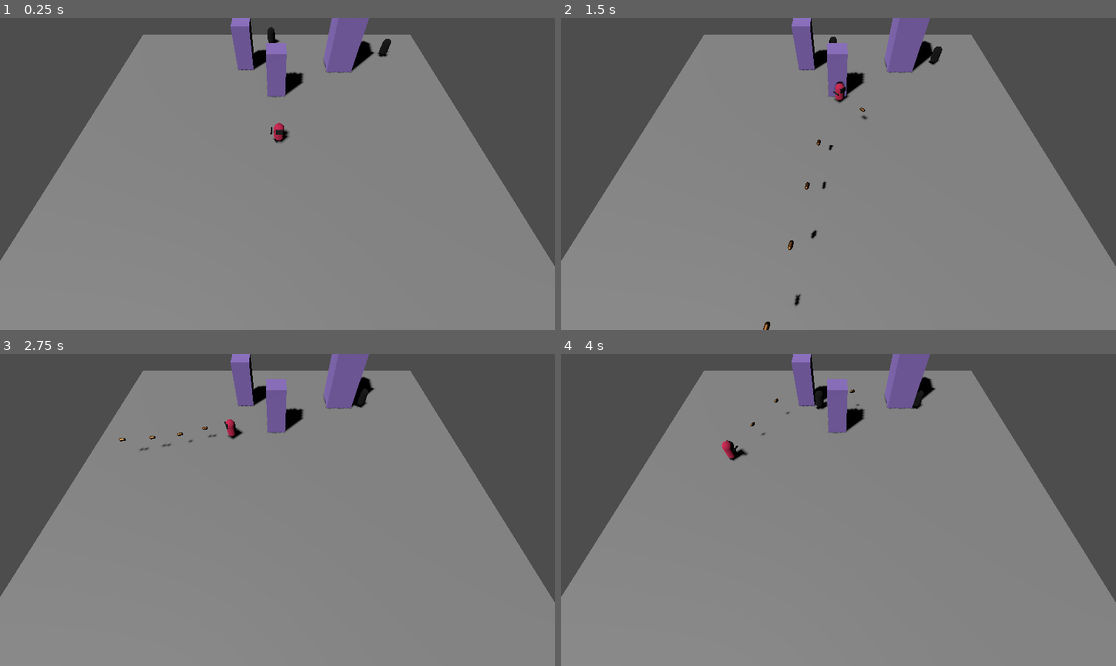
Above: before the commit, frames 1-4 (two rows, left to right).
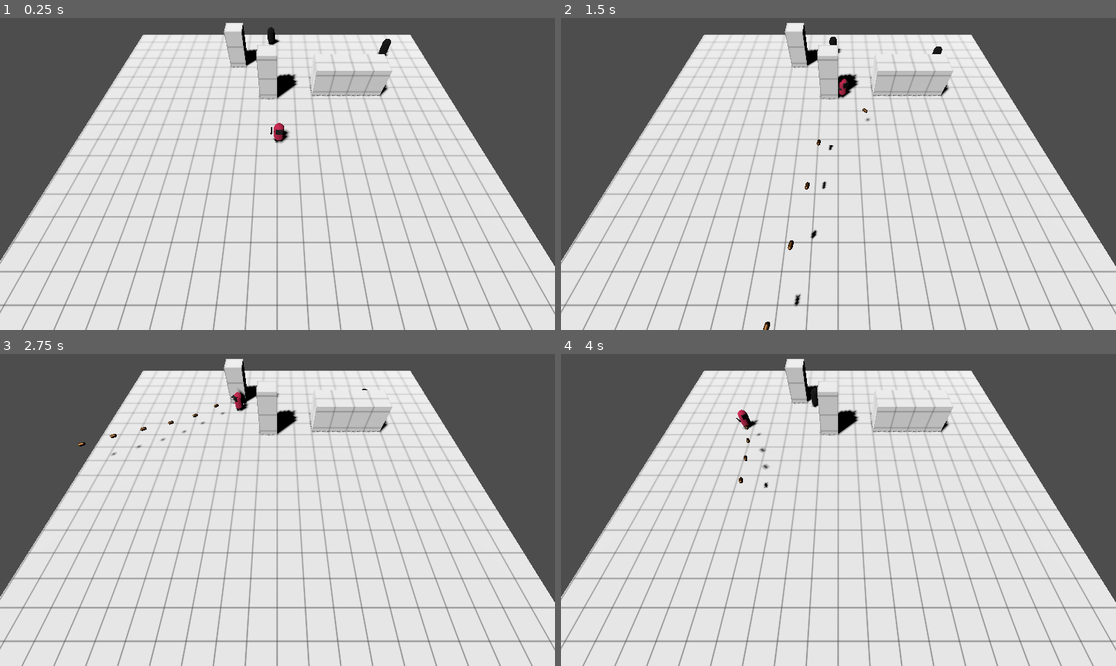
Above: after the commit, the same moments.

Repository: KrzysztofSieczkiewicz/Godot-TopDownShooter
Game: Godot game, scene res://Level.tscn
The game is run twice, just before and just after one commit, with the same random seed, the same clock (stepped at 60 frames per second) and the same inputs.
Inputs (mouse positions are in pixels of both pictures, inside the frame that each line leads up to):
- Up to frame 1 (0.25 s): no input
- Up to frame 2 (1.5 s): tap Enter (ui_accept) at 0.5, 0.77 s; move the mouse to (810, 236) at 0.52 s; press the mouse at (810, 236) at 0.53 s; hold W (move_up) from 0.53 s (still down); move the mouse to (1005, 220) at 1.27 s; release the mouse at (1005, 220) at 1.28 s; click (1005, 220) at 1.35 s
- Up to frame 3 (2.75 s): tap Enter (ui_accept) at 1.52 s; move the mouse to (111, 463) at 2.02 s; release W (move_up) at 2.03 s; press the mouse at (111, 463) at 2.03 s; hold A (move_left) from 2.03 s (still down)
- Up to frame 4 (4 s): move the mouse to (866, 510) at 2.77 s; release the mouse at (866, 510) at 2.78 s; click (866, 510) at 2.85 s; tap Enter (ui_accept) at 3.02, 3.77 s; move the mouse to (755, 432) at 3.52 s; release A (move_left) at 3.53 s; press the mouse at (755, 432) at 3.53 s; hold S (move_down) from 3.53 s (still down)

The runs differ from the first frame. In frame 1, 75% of the frame differs, in the area x 0-100%, y 0-100%; in frame 2, 75%; in frame 3, 75%; in frame 4, 75%.

Commit message:
enemy dying, world grid material

Diff:
--- a/Bullet.gd
+++ b/Bullet.gd
@@ -1,6 +1,7 @@
 extends Node3D
 
-@export var speed: int = 10
+@export var speed: int = 20
+@export var damage: int = 1
 
 const KILL_TIME_SECONDS = 2
 var timer = 0
@@ -14,7 +15,9 @@
 	if timer > KILL_TIME_SECONDS:
 		queue_free()
 
+func _on_area_3d_body_entered(body:Node3D):
+	queue_free()
 
-func _on_area_3d_body_entered(body):
-	print("I hit something")
-	queue_free()
+	if body.has_node("Stats"):
+		var stats_node: Stats = body.find_child("Stats")
+		stats_node.take_hit(damage)
--- a/Enemy.gd
+++ b/Enemy.gd
@@ -29,3 +29,7 @@
 	# Wait for the first physics frame so the NavigationServer can sync.
 	await get_tree().physics_frame
 	nav_agent.set_target_position(target_position)
+
+
+func _on_stats_you_died_signal():
+	queue_free()
--- a/Enemy.tscn
+++ b/Enemy.tscn
@@ -1,6 +1,7 @@
-[gd_scene load_steps=5 format=3 uid="uid://cj8f4pphg12mx"]
+[gd_scene load_steps=6 format=3 uid="uid://cj8f4pphg12mx"]
 
 [ext_resource type="Script" path="res://Enemy.gd" id="1_yy6fs"]
+[ext_resource type="PackedScene" uid="uid://btyy8l4qcwta5" path="res://Stats.tscn" id="2_jvhvc"]
 
 [sub_resource type="CapsuleMesh" id="CapsuleMesh_5hhvs"]
 
@@ -24,4 +25,7 @@
 [node name="Timer" type="Timer" parent="."]
 autostart = true
 
+[node name="Stats" parent="." instance=ExtResource("2_jvhvc")]
+
 [connection signal="timeout" from="Timer" to="." method="_on_timer_timeout"]
+[connection signal="you_died_signal" from="Stats" to="." method="_on_stats_you_died_signal"]
--- a/Level.tscn
+++ b/Level.tscn
@@ -2,6 +2,7 @@
 
 [ext_resource type="Script" path="res://Main.gd" id="1_gqqd2"]
 [ext_resource type="PackedScene" uid="uid://bi64qdo3f4pi7" path="res://Player.tscn" id="2_8ixkj"]
+[ext_resource type="Material" uid="uid://bcgidoghdh4cq" path="res://LevelGrid.tres" id="4_kpef2"]
 [ext_resource type="PackedScene" uid="uid://cj8f4pphg12mx" path="res://Enemy.tscn" id="5_winnr"]
 
 [sub_resource type="NavigationMesh" id="NavigationMesh_td0ms"]
@@ -15,9 +16,6 @@
 
 [sub_resource type="BoxMesh" id="BoxMesh_b5bw0"]
 size = Vector3(2, 5.08, 2)
-
-[sub_resource type="StandardMaterial3D" id="StandardMaterial3D_md4ys"]
-albedo_color = Color(0.568627, 0.45098, 0.784314, 1)
 
 [node name="Level" type="Node3D"]
 script = ExtResource("1_gqqd2")
@@ -46,21 +44,23 @@
 transform = Transform3D(1, 0, 0, 0, 1, 0, 0, 0, 1, 0, -1, 0)
 use_collision = true
 size = Vector3(40, 1, 40)
+material = ExtResource("4_kpef2")
+metadata/_edit_lock_ = true
 
 [node name="CSGMesh3D" type="CSGMesh3D" parent="NavigationRegion3D"]
-transform = Transform3D(1, 0, 0, 0, 1, 0, 0, 0, 1, 0, 1.8087, -7.2244)
+transform = Transform3D(1, 0, 0, 0, 1, 0, 0, 0, 1, -0.896941, 1.8087, -6.87729)
 use_collision = true
 mesh = SubResource("BoxMesh_b5bw0")
-material = SubResource("StandardMaterial3D_md4ys")
+material = ExtResource("4_kpef2")
 
 [node name="CSGMesh3D2" type="CSGMesh3D" parent="NavigationRegion3D"]
-transform = Transform3D(1, 0, 0, 0, 1, 0, 0, 0, 1, -3.93803, 1.89055, -12.3335)
+transform = Transform3D(1, 0, 0, 0, 1, 0, 0, 0, 1, -4.90888, 1.10355, -12.8916)
 use_collision = true
 mesh = SubResource("BoxMesh_b5bw0")
-material = SubResource("StandardMaterial3D_md4ys")
+material = ExtResource("4_kpef2")
 
 [node name="CSGMesh3D3" type="CSGMesh3D" parent="NavigationRegion3D"]
-transform = Transform3D(1.54603, 0, 0, 0, 1.54603, 0, 0, 0, 1.54603, 7.9118, 3.29678, -12.3335)
+transform = Transform3D(-6.75791e-08, 1.54603, 0, -1.54603, -6.75791e-08, 0, 0, 0, 1.54603, 8.09618, 0.991025, -7.95855)
 use_collision = true
 mesh = SubResource("BoxMesh_b5bw0")
-material = SubResource("StandardMaterial3D_md4ys")
+material = ExtResource("4_kpef2")
--- /dev/null
+++ b/LevelGrid.tres
@@ -0,0 +1,9 @@
+[gd_resource type="StandardMaterial3D" load_steps=2 format=3 uid="uid://bcgidoghdh4cq"]
+
+[ext_resource type="Texture2D" uid="uid://c2l2cm74lwq5u" path="res://ground-grid.png" id="1_0maqp"]
+
+[resource]
+albedo_texture = ExtResource("1_0maqp")
+uv1_scale = Vector3(0.5, 0.5, 0.5)
+uv1_triplanar = true
+uv1_world_triplanar = true
--- /dev/null
+++ b/Stats.gd
@@ -0,0 +1,23 @@
+extends Node
+
+class_name Stats
+
+@export var max_HP:int = 10
+var current_HP = max_HP
+
+signal you_died_signal
+
+# Called when the node enters the scene tree for the first time.
+func _ready():
+	pass # Replace with function body.
+
+
+func take_hit(damage):
+	print("I'm hit! ", current_HP)
+	current_HP -= 1
+
+	if current_HP <= 0:
+		die()
+
+func die():
+	emit_signal("you_died_signal")
--- /dev/null
+++ b/Stats.tscn
@@ -0,0 +1,6 @@
+[gd_scene load_steps=2 format=3 uid="uid://btyy8l4qcwta5"]
+
+[ext_resource type="Script" path="res://Stats.gd" id="1_8uuis"]
+
+[node name="Stats" type="Node"]
+script = ExtResource("1_8uuis")
Binary file added: ground-grid.png
Not shown, added: ground-grid.png.import
